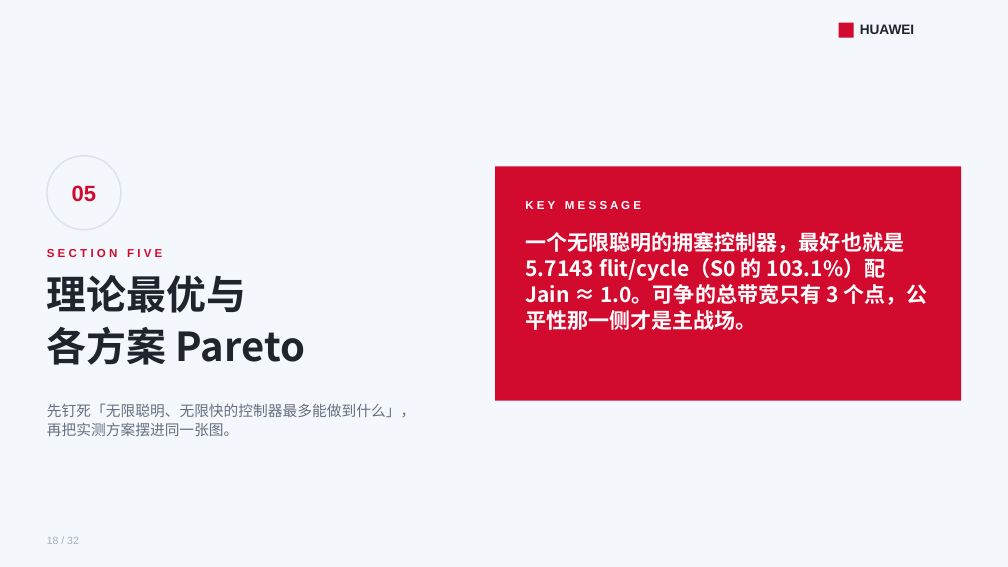
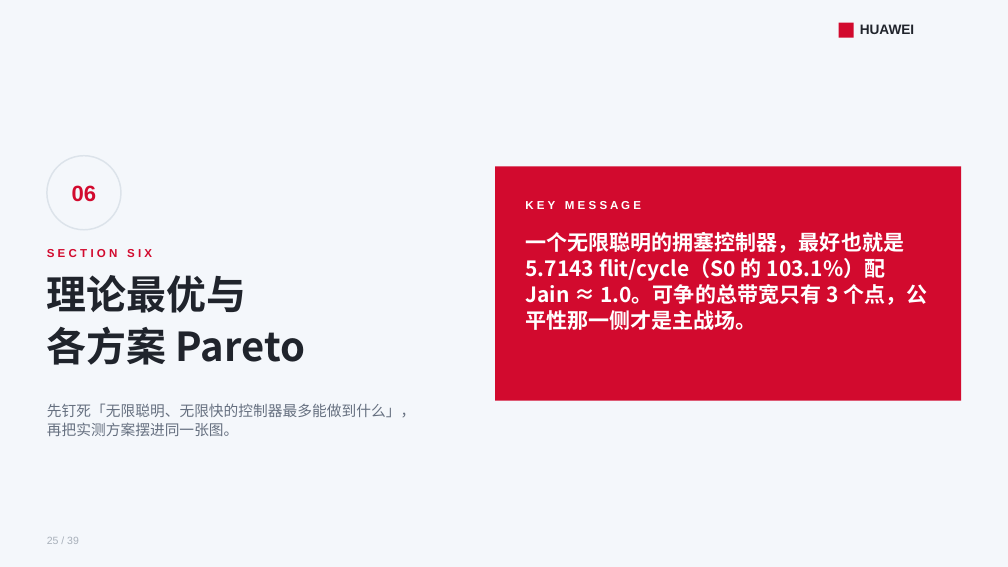
Before and after one commit to lukebest/booksim2, a slide deck: slide 25 of ppt/ring2-write-fairness.pptx (slide 18 before the commit). Drawn at 1008x567 pixels with LibreOffice and Linux fonts; fonts in the diff are those of the drawing. Boxes give left, top, right and bottom in pixels: in the first picture for what was removed or moved away, otherwise in the second. Text is boxed around its words. In the diff, an @@ line names an element or a change of style, - is before the commit and + after.

```diff
--- a/ppt/ring2-write-fairness.pptx
+++ b/ppt/ring2-write-fairness.pptx
@@ text at (72,185,97,202): text changed @@
-05
+06
@@ text at (47,249,152,261): text changed @@
-S E C T I O N F I V E
+S E C T I O N S I X
@@ text at (47,537,79,544): text changed @@
-18 / 32
+25 / 39
```
Also in this commit, not shown: 30 other slides changed, 7 slides added, 30 other files.
